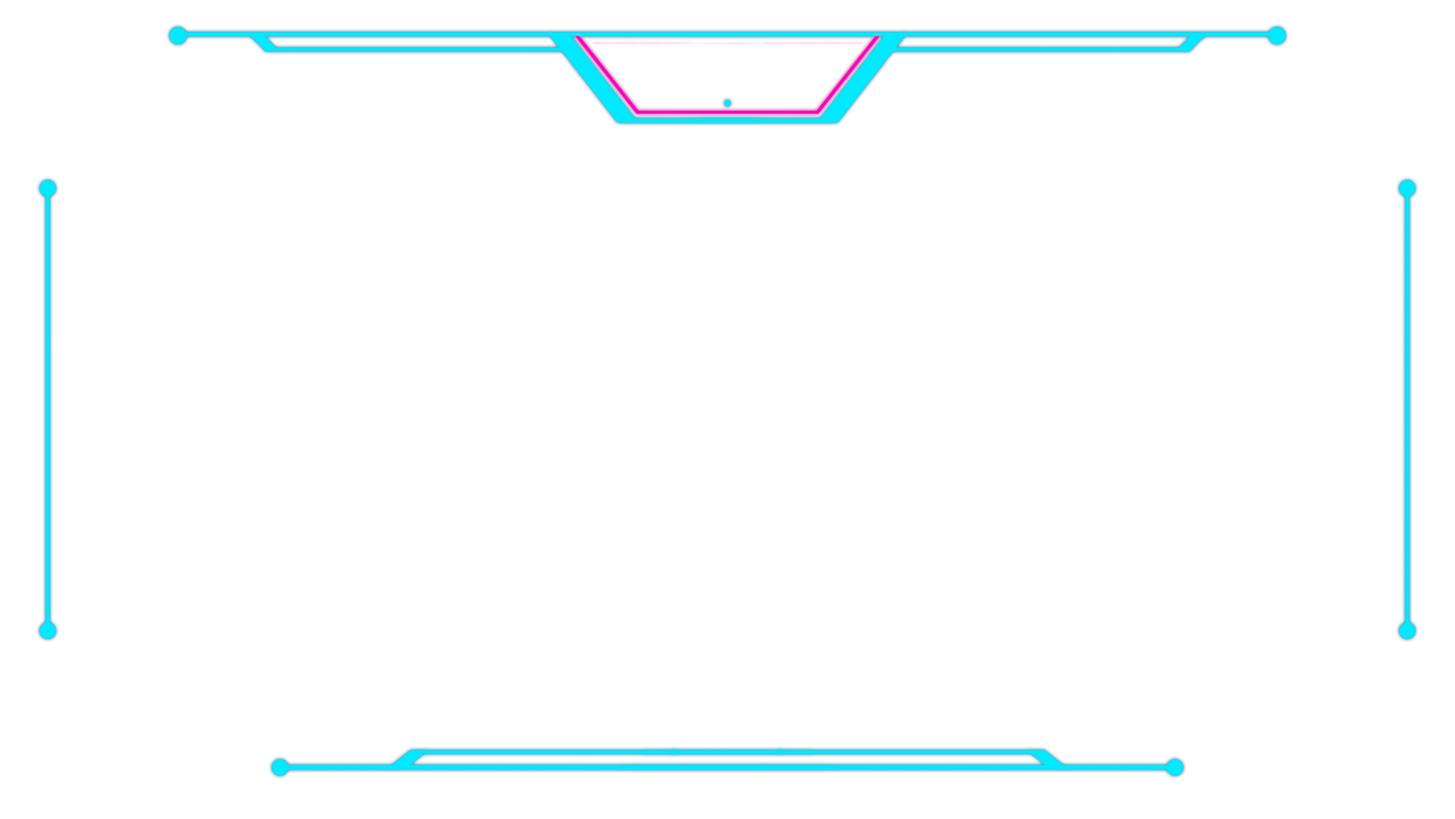
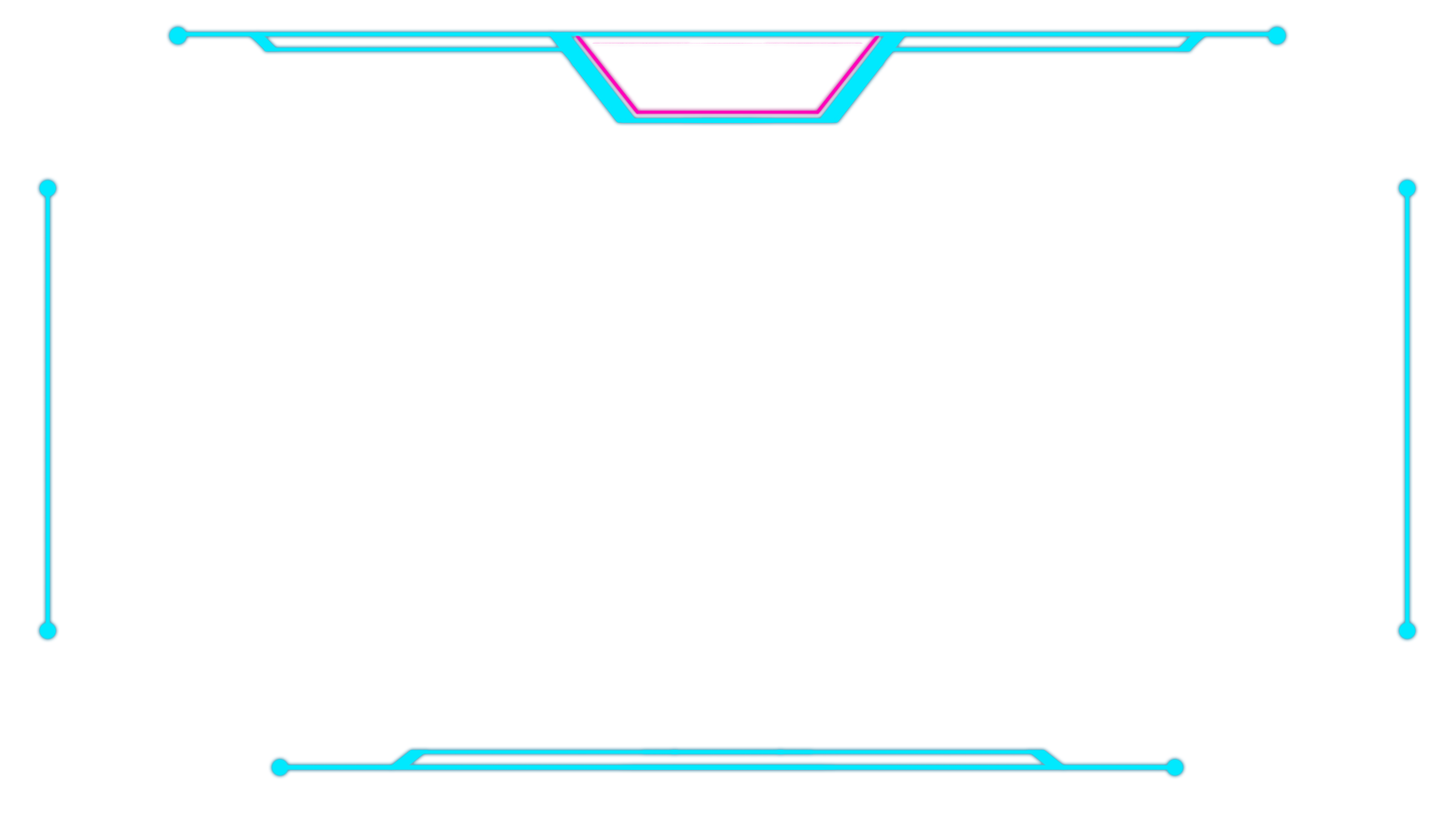
The second 1455 × 819 image is a revision of the first. Changes to its layers:
painted on "レイヤー 1" over (724, 99, 732, 108)
